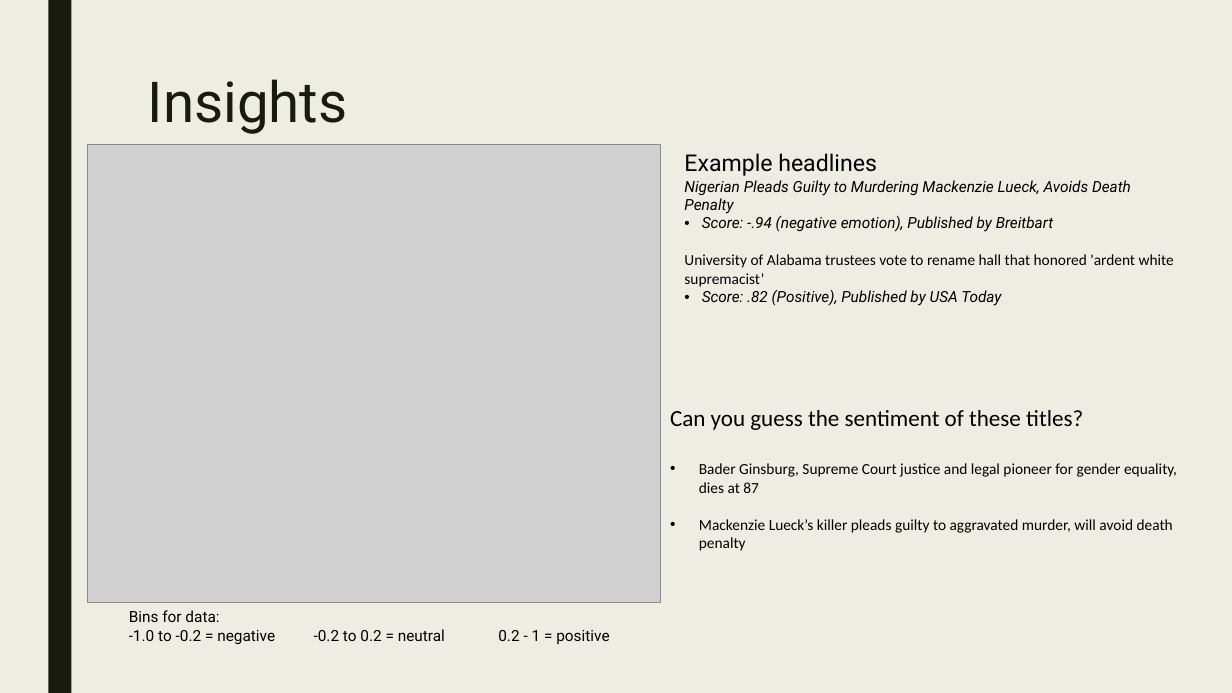
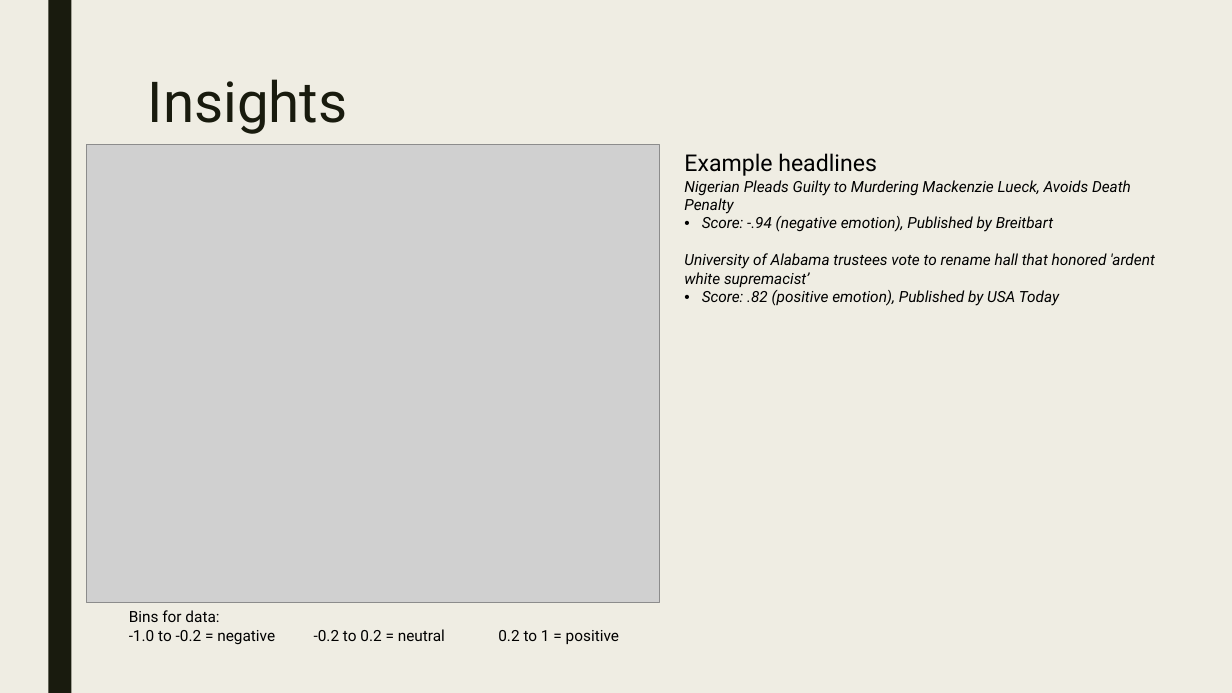
Before and after one commit to James-Ashley/sentiment_analysis, a slide deck: slide 6 of Group_project_deck.pptx. Drawn at 1232x693 pixels with LibreOffice and Linux fonts; fonts in the diff are those of the drawing; grey boxes stand for pictures. Boxes give left, top, right and bottom in pixels: in the first picture for what was removed or moved away, otherwise in the second. Text is boxed around its words. In the diff, an @@ line names an element or a change of style, - is before the commit and + after.

```diff
--- a/Group_project_deck.pptx
+++ b/Group_project_deck.pptx
@@ text at (x1=684, y1=253, x2=1155, y2=287): font Calibri to Roboto, italic on in "University of Alabama trustees vote to rename ..." @@
@@ text at (x1=702, y1=290, x2=1059, y2=306): text changed @@
-• Score: .82 (Positive), Published by USA Today
+• Score: .82 (positive emotion), Published by USA Today
@@ text removed at (x1=670, y1=410, x2=1177, y2=551) @@
-Can you guess the sentiment of these titles?
-• Bader Ginsburg, Supreme Court justice and legal pioneer for gender equality, dies at 87
-• Mackenzie Lueck’s killer pleads guilty to aggravated murder, will avoid death penalty
@@ text at (x1=129, y1=629, x2=619, y2=644): text changed @@
-  -1.0 to -0.2 = negative -0.2 to 0.2 = neutral 0.2 - 1 = positive
+  -1.0 to -0.2 = negative -0.2 to 0.2 = neutral 0.2 to 1 = positive
```
Also in this commit, not shown: 7 other slides changed, 2 slides added, 1 slide removed.
